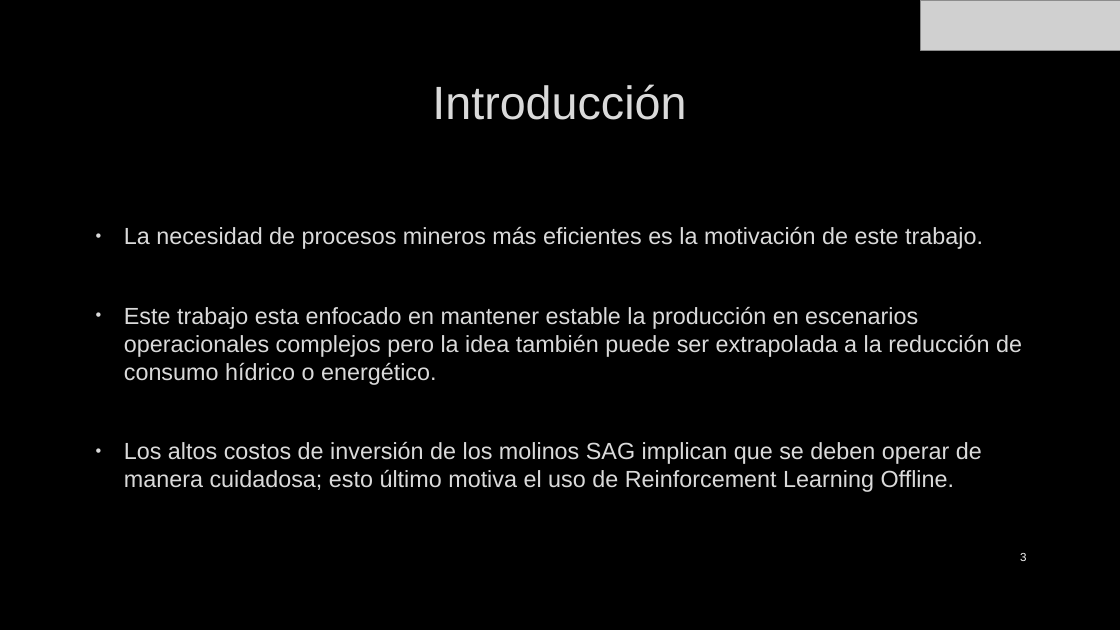
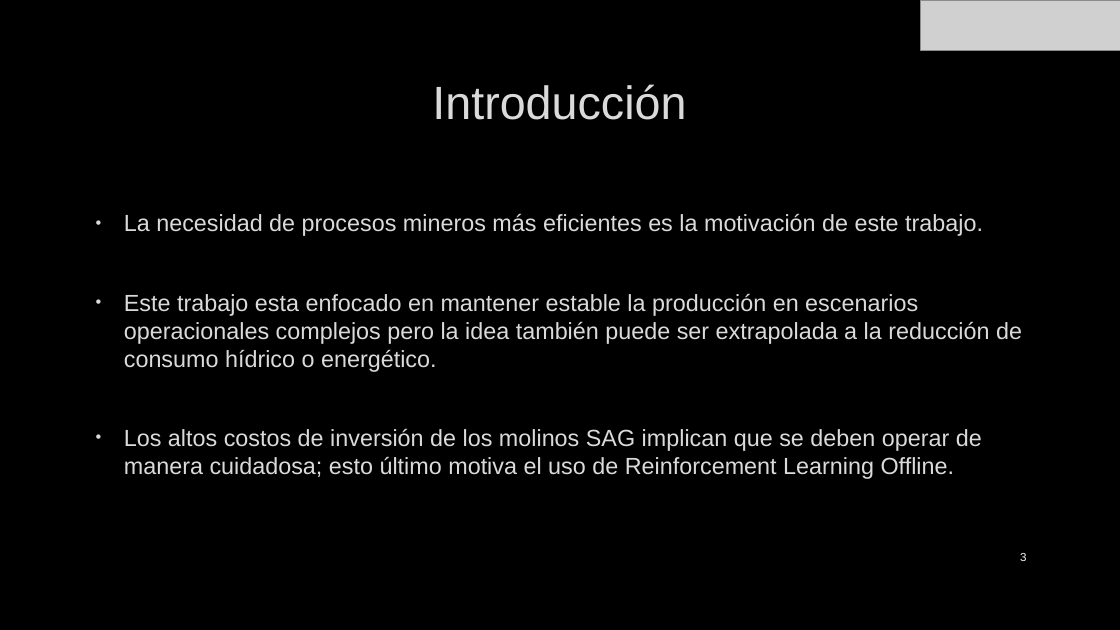
Before and after one commit to JLCdata/Reinforcement-Learning, a slide deck: slide 3 of Proyecto final - Offline Reinforcement Learning/Presentación final.pptx. Drawn at 1120x630 pixels with LibreOffice and Linux fonts; fonts in the diff are those of the drawing; grey boxes stand for pictures; background and template pictures are left out. Boxes give left, top, right and bottom in pixels: in the first picture for what was removed or moved away, otherwise in the second. Text is boxed around its words. In the diff, an @@ line names an element or a change of style, - is before the commit and + after.

```diff
--- a/Proyecto final - Offline Reinforcement Learning/Presentación final.pptx
+++ b/Proyecto final - Offline Reinforcement Learning/Presentación final.pptx
@@ text "La necesidad de procesos mineros ...": place and size @@
-text "La necesidad de procesos mineros ..." at (124, 226, 1022, 492)
+text "La necesidad de procesos mineros ..." at (124, 213, 1022, 479)
```
Also in this commit, not shown: 6 other slides changed, 3 slides added, 8 other files.
